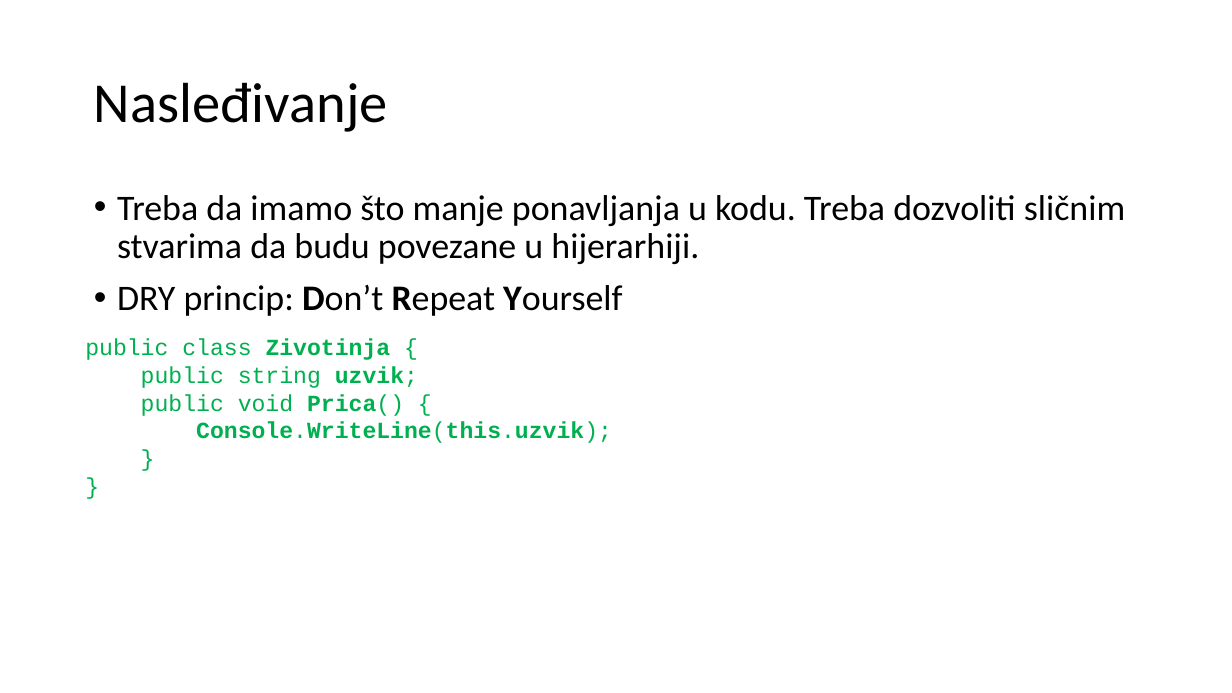
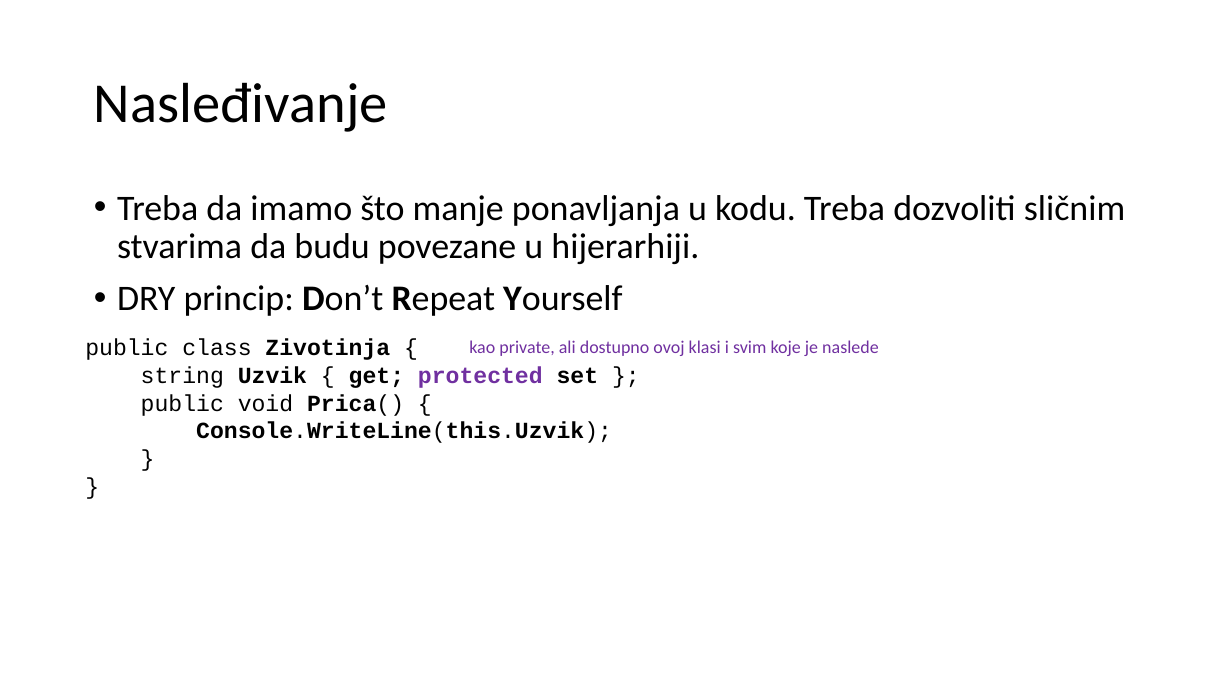
Before and after one commit to crvici-u-treningu/Vezbe, a slide deck: slide 52 of preza7.pptx (slide 25 before the commit). Drawn at 1232x693 pixels with LibreOffice and Linux fonts; fonts in the diff are those of the drawing. Boxes give left, top, right and bottom in pixels: in the first picture for what was removed or moved away, otherwise in the second. Text is boxed around its words. In the diff, an @@ line names an element or a change of style, - is before the commit and + after.

```diff
--- a/preza7.pptx
+++ b/preza7.pptx
@@ text at (85, 338, 404, 416): text colour #00B050 to #000000 in "public class Zivotinja {", "public void Prica() {", "}", "}" @@
@@ text added at (469, 340, 879, 356), 14 pt, text #7030A0 @@
+kao private, ali dostupno ovoj klasi i svim koje je naslede
@@ text at (141, 366, 599, 388): text changed; text colour #00B050 to #000000; bold on @@
-public string uzvik;
+string Uzvik { get; protected set };
@@ text at (196, 422, 612, 443): text changed; text colour #00B050 to #000000 @@
-Console.WriteLine(this.uzvik);
+Console.WriteLine(this.Uzvik);
```
Also in this commit, not shown: 5 other slides changed, 8 slides added, 1 slide removed.
